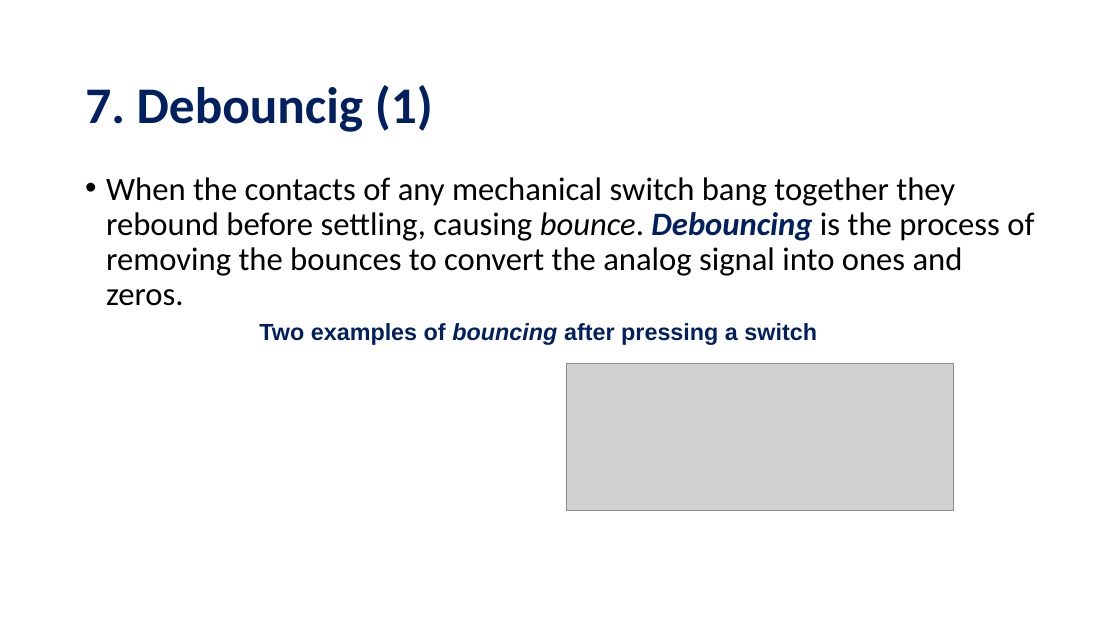
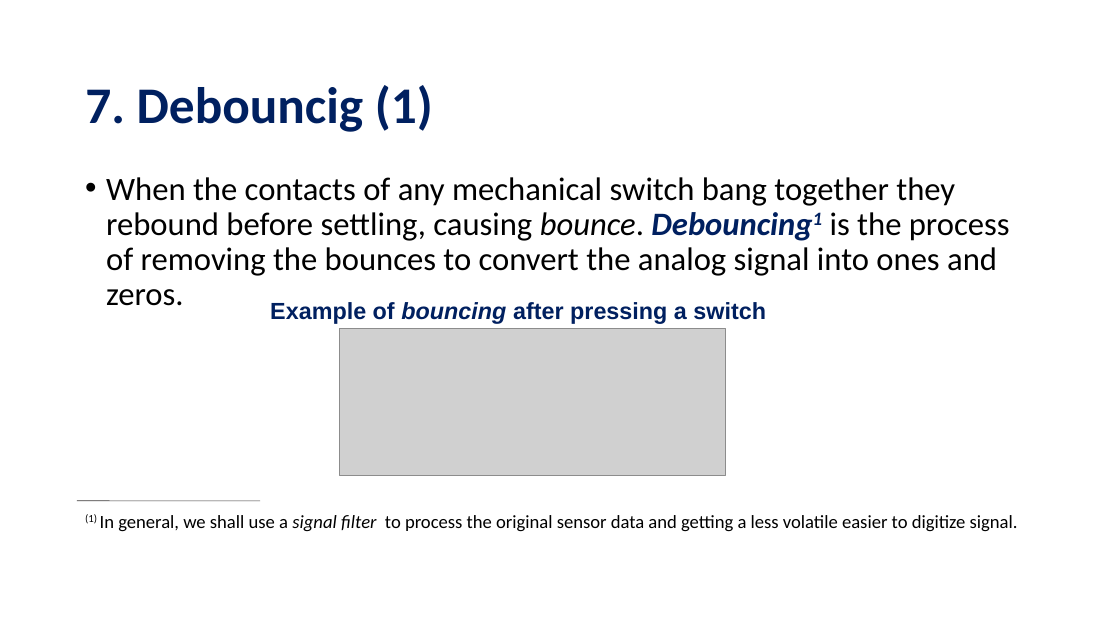
Before and after one commit to FlorLoreto/Projects, a slide deck: slide 18 of The Internet of Things.ppt (slide 19 before the commit). Drawn at 1120x630 pixels with LibreOffice and Linux fonts; fonts in the diff are those of the drawing; grey boxes stand for pictures; background and template pictures are left out. Boxes give left, top, right and bottom in pixels: in the first picture for what was removed or moved away, otherwise in the second. Text is boxed around its words. In the diff, an @@ line names an element or a change of style, - is before the commit and + after.

```diff
--- a/The Internet of Things.ppt
+++ b/The Internet of Things.ppt
@@ text at bbox=[85, 177, 1018, 532]: text changed @@
-• When the contacts of any mechanical switch bang together they rebound before settling, causing bounce. Debouncing is the process of removing the bounces to convert the analog signal into ones and zeros.
+• When the contacts of any mechanical switch bang together they rebound before settling, causing bounce. Debouncing1 is the process of removing the bounces to convert the analog signal into ones and zeros.
+(1) In general, we shall use a signal filter to process the original sensor data and getting a less volatile easier to digitize signal.
@@ text at bbox=[270, 302, 766, 324]: text changed @@
-Two examples of bouncing after pressing a switch
+Example of bouncing after pressing a switch
@@ picture: place and size @@
-picture at bbox=[567, 363, 953, 510]
+picture at bbox=[339, 328, 725, 475]
@@ line added from (77, 500) to (260, 500), #3B3838 0.51 pt @@
```
Also in this commit, not shown: 13 other slides changed, 2 slides added, 2 slides removed, 22 other files.
